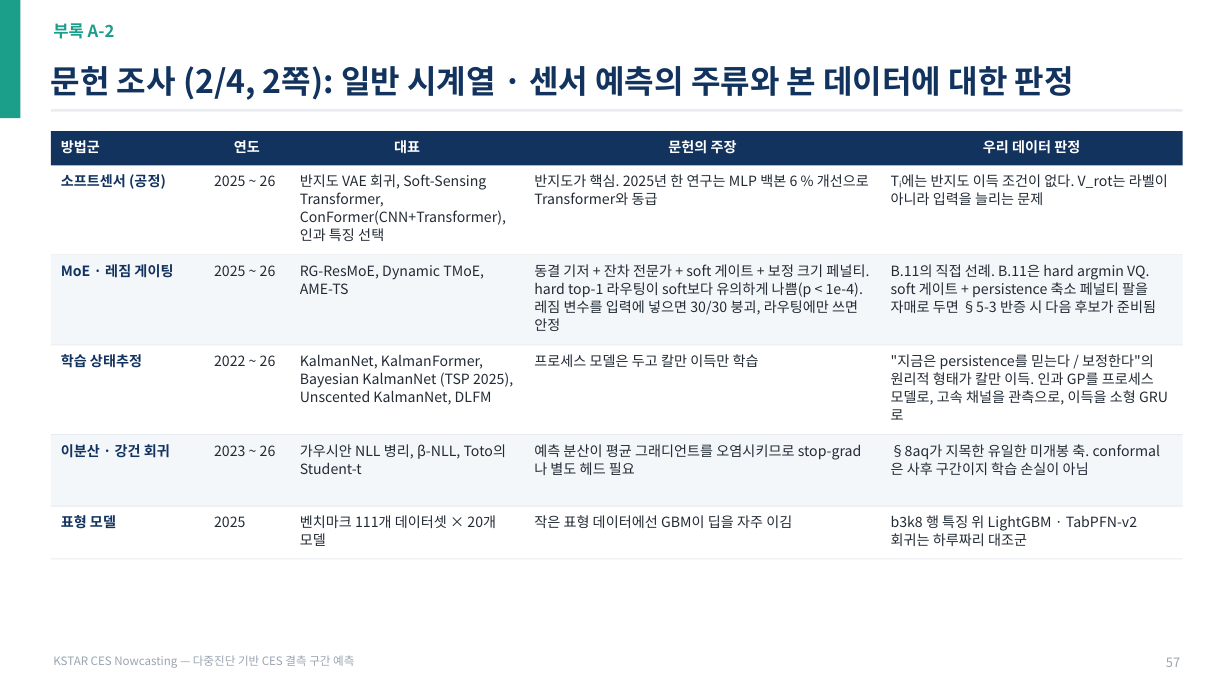
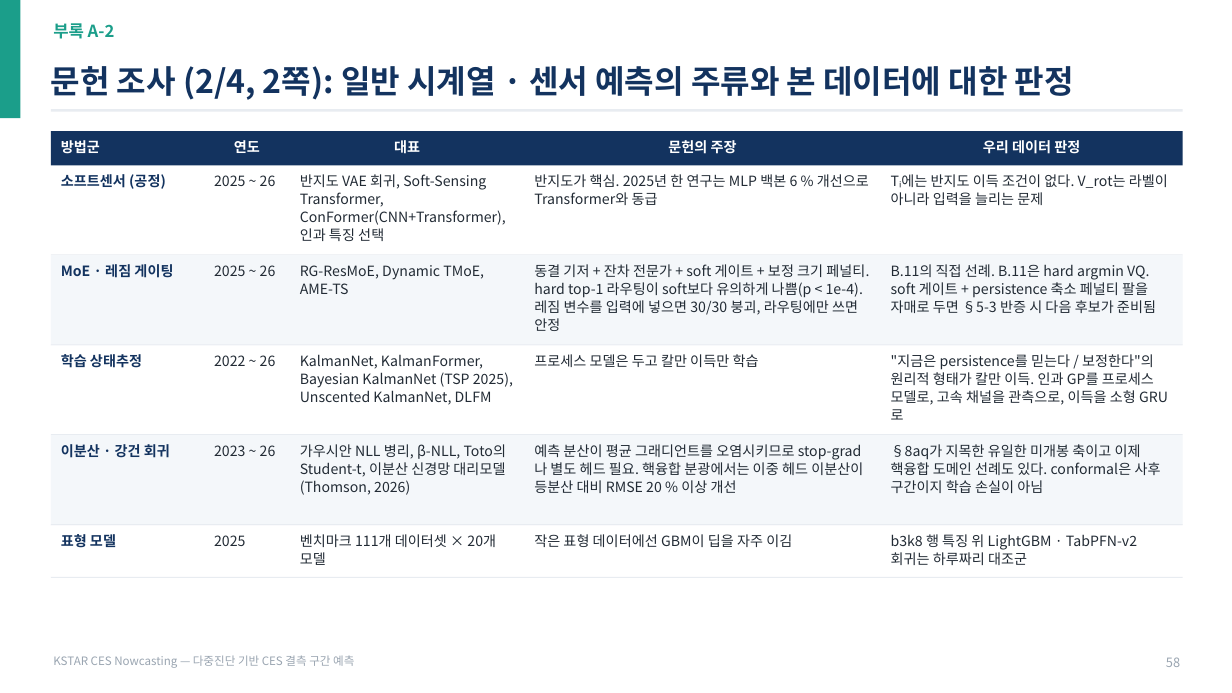
Before and after one commit to iseungsang01/ml-intern-revision, a slide deck: slide 69 of docs/presentation/KSTAR_CES_발표자료.pptx (slide 68 before the commit). Drawn at 1232x693 pixels with LibreOffice and Linux fonts; fonts in the diff are those of the drawing. Boxes give left, top, right and bottom in pixels: in the first picture for what was removed or moved away, otherwise in the second. Text is boxed around its words. In the diff, an @@ line names an element or a change of style, - is before the commit and + after.

```diff
--- a/docs/presentation/KSTAR_CES_발표자료.pptx
+++ b/docs/presentation/KSTAR_CES_발표자료.pptx
@@ rectangle: place and size @@
-rectangle at [51,435,1183,506]
+rectangle at [51,435,1183,525]
@@ text at [300,444,507,495]: text changed @@
-가우시안 NLL 병리, β-NLL, Toto의 Student-t
+가우시안 NLL 병리, β-NLL, Toto의 Student-t, 이분산 신경망 대리모델(Thomson, 2026)
@@ text at [534,444,863,493]: text changed @@
-예측 분산이 평균 그래디언트를 오염시키므로 stop-grad나 별도 헤드 필요
+예측 분산이 평균 그래디언트를 오염시키므로 stop-grad나 별도 헤드 필요. 핵융합 분광에서는 이중 헤드 이분산이 등분산 대비 RMSE 20 % 이상 개선
@@ text at [891,444,1161,493]: text changed @@
-§8aq가 지목한 유일한 미개봉 축. conformal은 사후 구간이지 학습 손실이 아님
+§8aq가 지목한 유일한 미개봉 축이고 이제 핵융합 도메인 선례도 있다. conformal은 사후 구간이지 학습 손실이 아님
@@ 5 texts, 2 rectangles: place and size @@
-5 texts, 2 rectangles at [51,506,1183,559]
+5 texts, 2 rectangles at [51,524,1183,578]
@@ text at [1166,657,1180,667]: text changed @@
-57
+58
```
Also in this commit, not shown: 5 other slides changed, 1 slide added, 10 other files.
